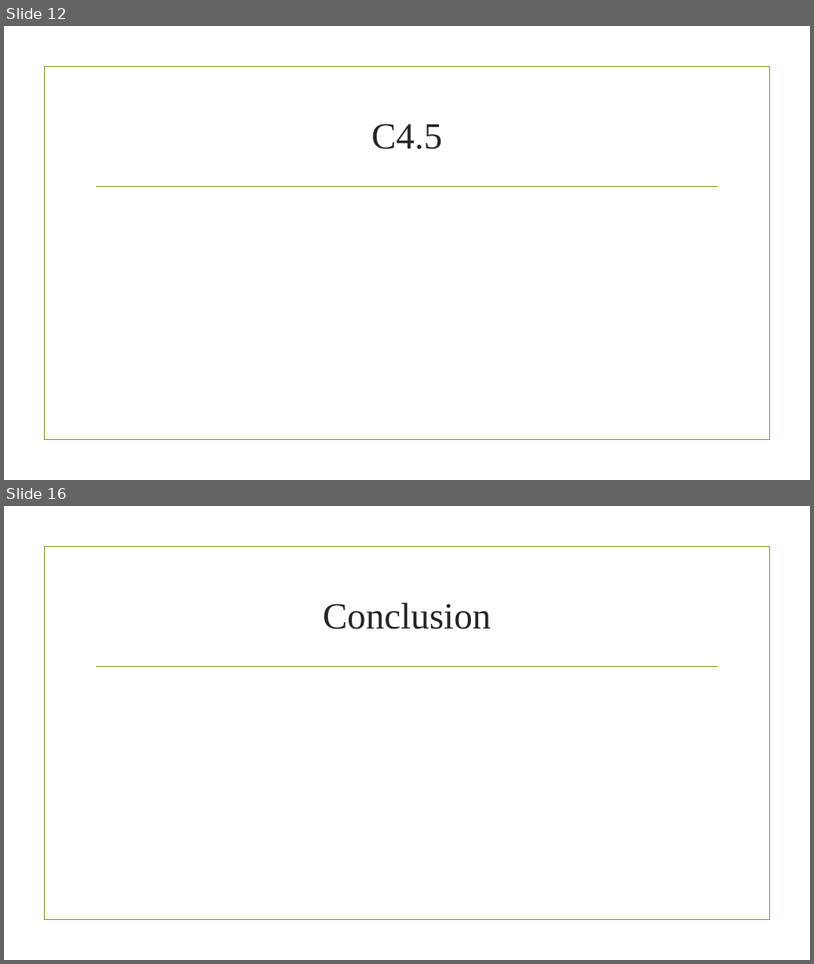
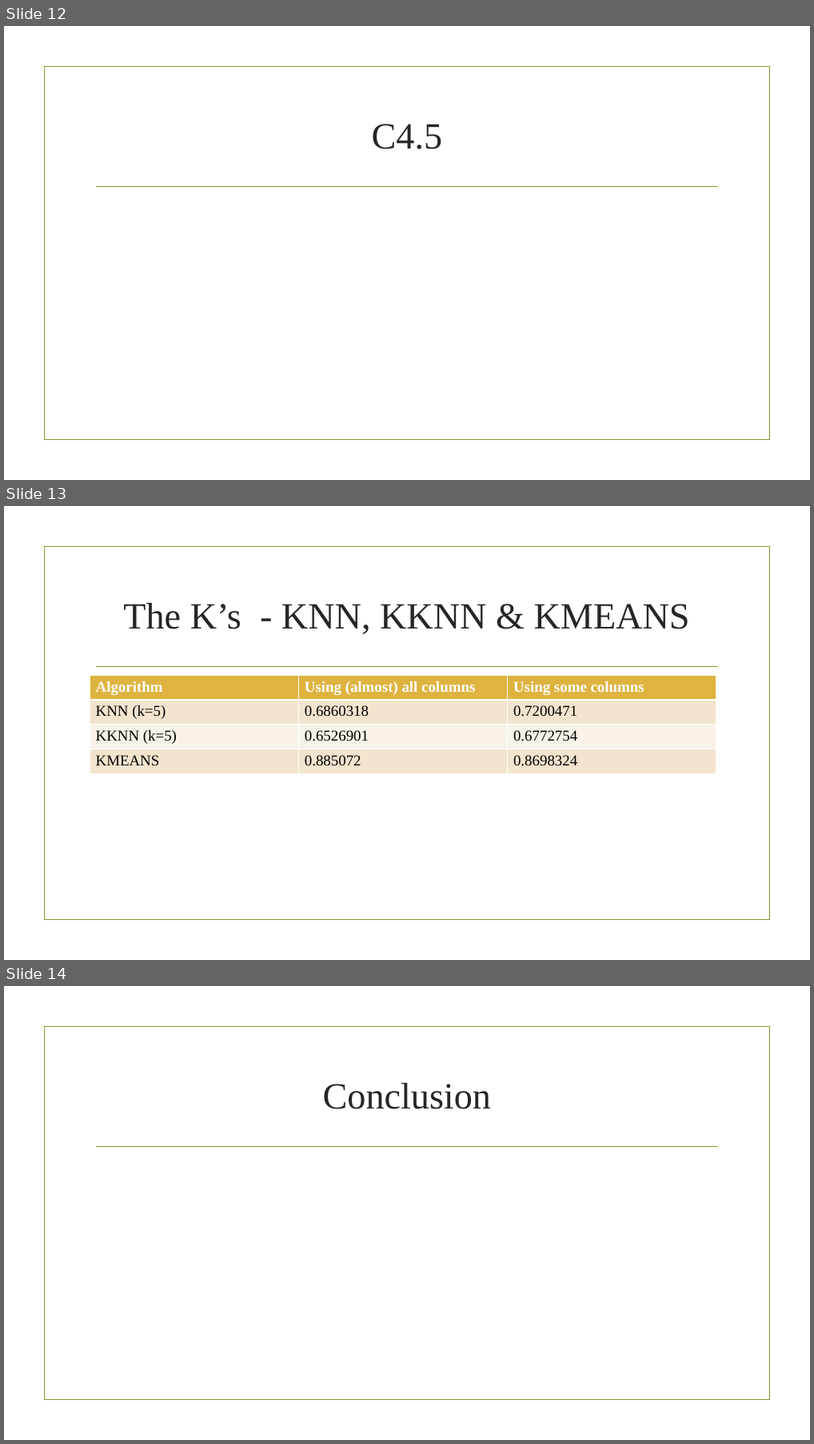
Before and after one commit to mbandam/CS513-KDD, a slide deck: final_project.pptx. Shown one above the other, each under a label of ours: slides 12 and 16 before the commit, slides 12, 13 and 14 after it; the slides between them are not shown. The pictures are 814x964 and 814x1444 pixels, drawn with LibreOffice and Linux fonts; fonts in the diff are those of the drawing; background and template pictures are left out. Boxes give left, top, right and bottom in pixels: in the first picture for what was removed or moved away, otherwise in the second. Text is boxed around its words. In the diff, an @@ line names an element or a change of style, - is before the commit and + after.

```diff
--- a/final_project.pptx
+++ b/final_project.pptx
@@ slide 13 added at (x1=4, y1=506, x2=810, y2=960), background picture (left out); not listed: 2 template elements that a slide beside it also shows @@
@@ title added at (x1=123, y1=603, x2=690, y2=634), 44 pt, text #262626 @@
+The K’s - KNN, KKNN & KMEANS
@@ table added at (x1=90, y1=676, x2=718, y2=773), 4 rows, 3 columns @@
+Algorithm | Using (almost) all columns | Using some columns
+KNN (k=5) | 0.6860318 | 0.7200471
+KKNN (k=5) | 0.6526901 | 0.6772754
+KMEANS | 0.885072 | 0.8698324
@@ what was slide 16 is now slide 14 @@
```
Also in this commit, not shown: 1 slide changed, 3 slides removed, 3 other files.
